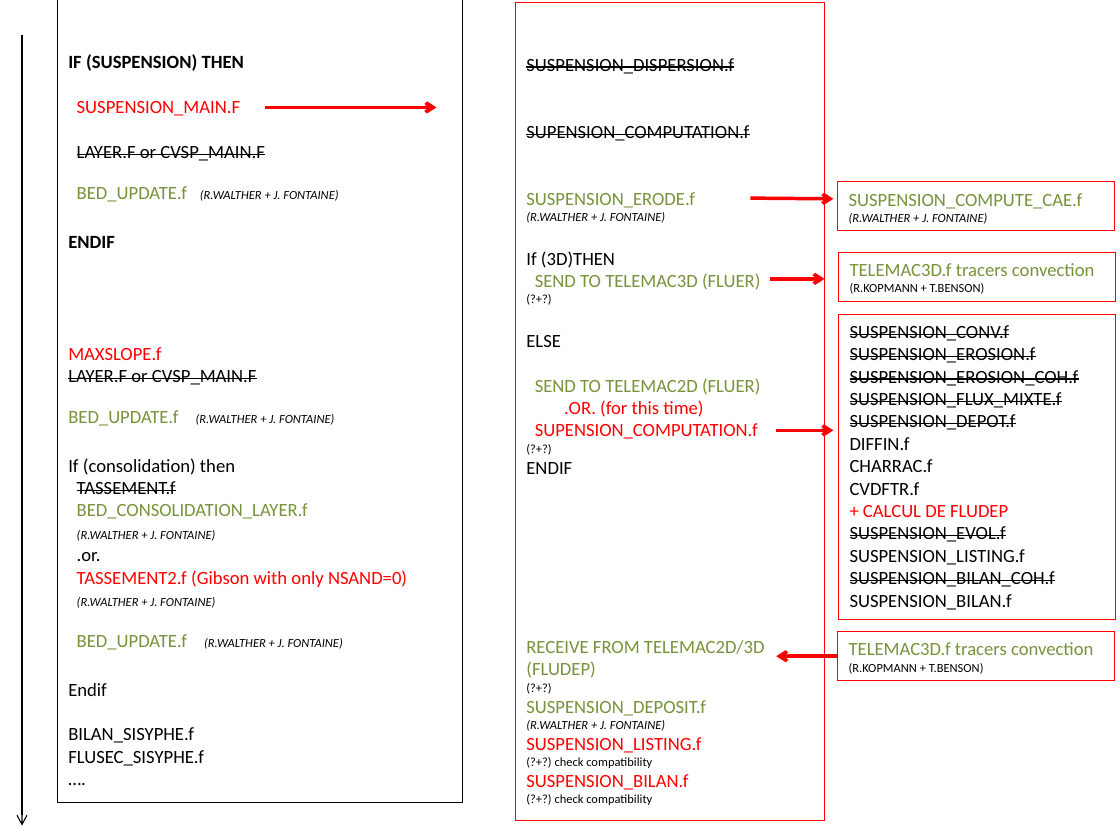
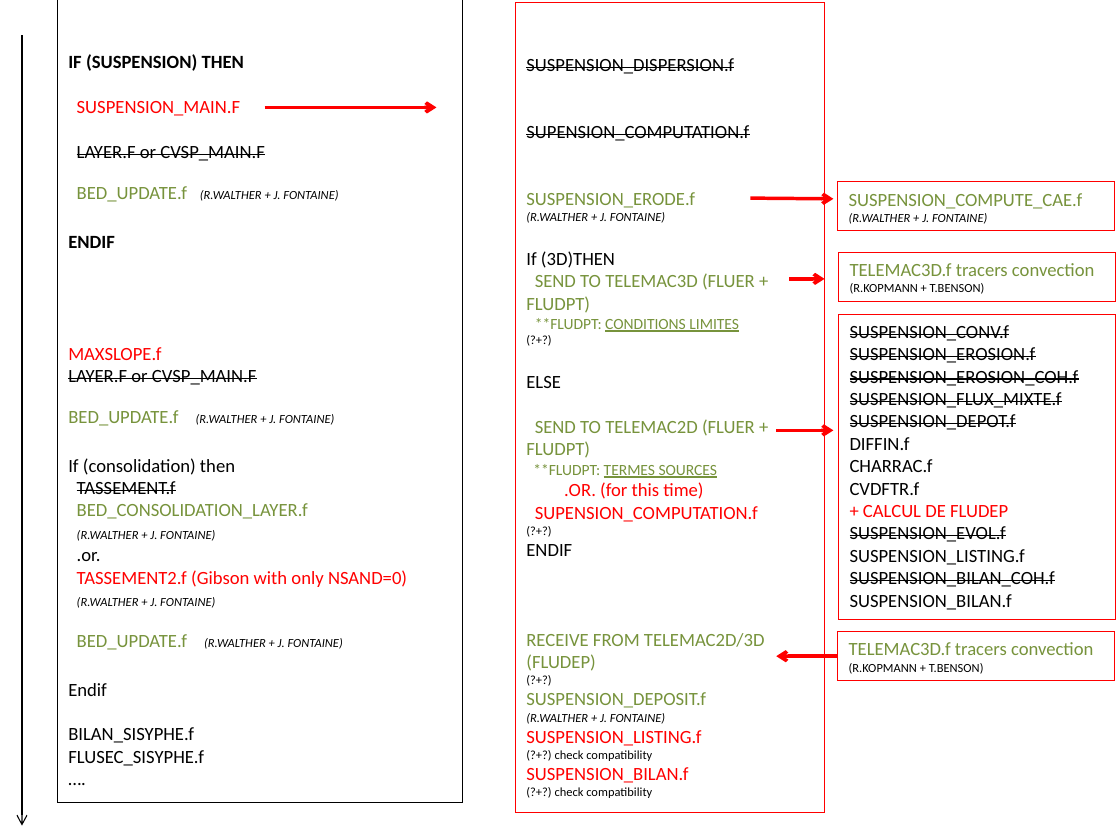
Before and after one commit to telemac-mascaret/telemac-mascaret, a slide deck: slide 12 of documentation/sisyphe/convergence_sed.pptx. Drawn at 1120x840 pixels with LibreOffice and Linux fonts; fonts in the diff are those of the drawing. Boxes give left, top, right and bottom in pixels: in the first picture for what was removed or moved away, otherwise in the second. Text is boxed around its words. In the diff, an @@ line names an element or a change of style, - is before the commit and + after.

```diff
--- a/documentation/sisyphe/convergence_sed.pptx
+++ b/documentation/sisyphe/convergence_sed.pptx
@@ rectangle "SUSPENSION_DISPERSION.f": place and size @@
-rectangle "SUSPENSION_DISPERSION.f" at [515,2,824,820]
+rectangle "SUSPENSION_DISPERSION.f" at [515,2,824,813]
@@ text in rectangle at [526,273,755,332]: text changed @@
-SEND TO TELEMAC3D (FLUER)
+SEND TO TELEMAC3D (FLUER + FLUDPT)
+**FLUDPT: CONDITIONS LIMITES
@@ arrow moved from (769, 279) - (824, 279) to (790, 279) - (824, 279) @@
@@ text in rectangle at [526,419,755,478]: text changed @@
-SEND TO TELEMAC2D (FLUER)
+SEND TO TELEMAC2D (FLUER + FLUDPT)
+**FLUDPT: TERMES SOURCES
```
Also in this commit, not shown: 12 other files.
